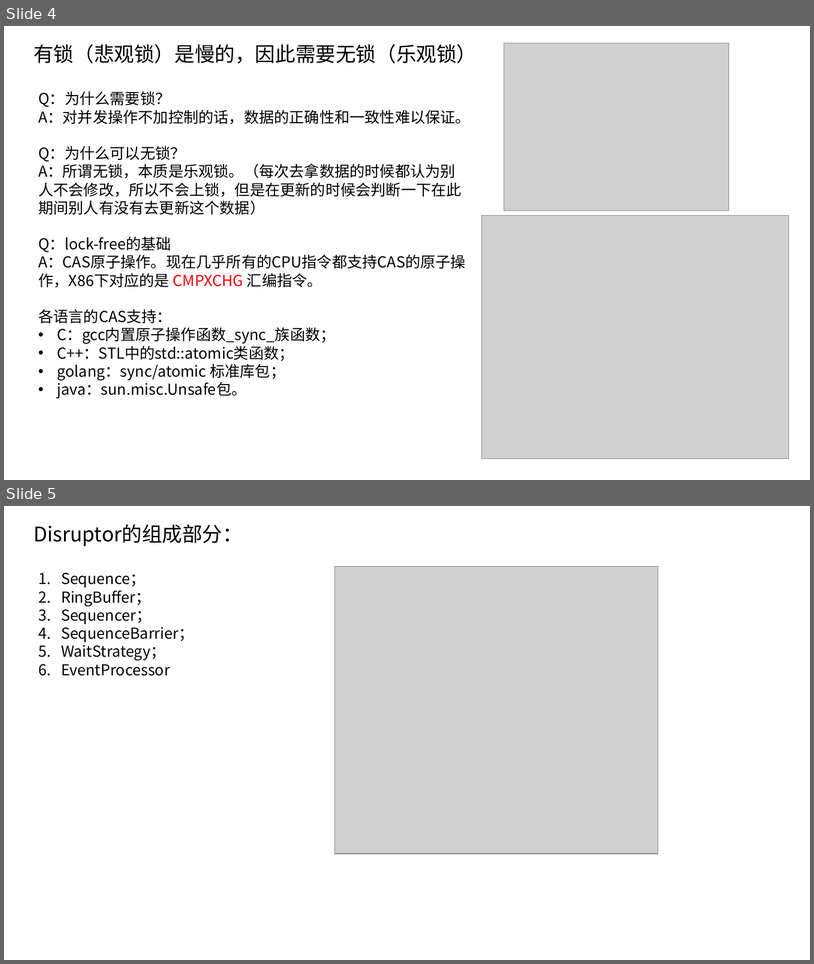
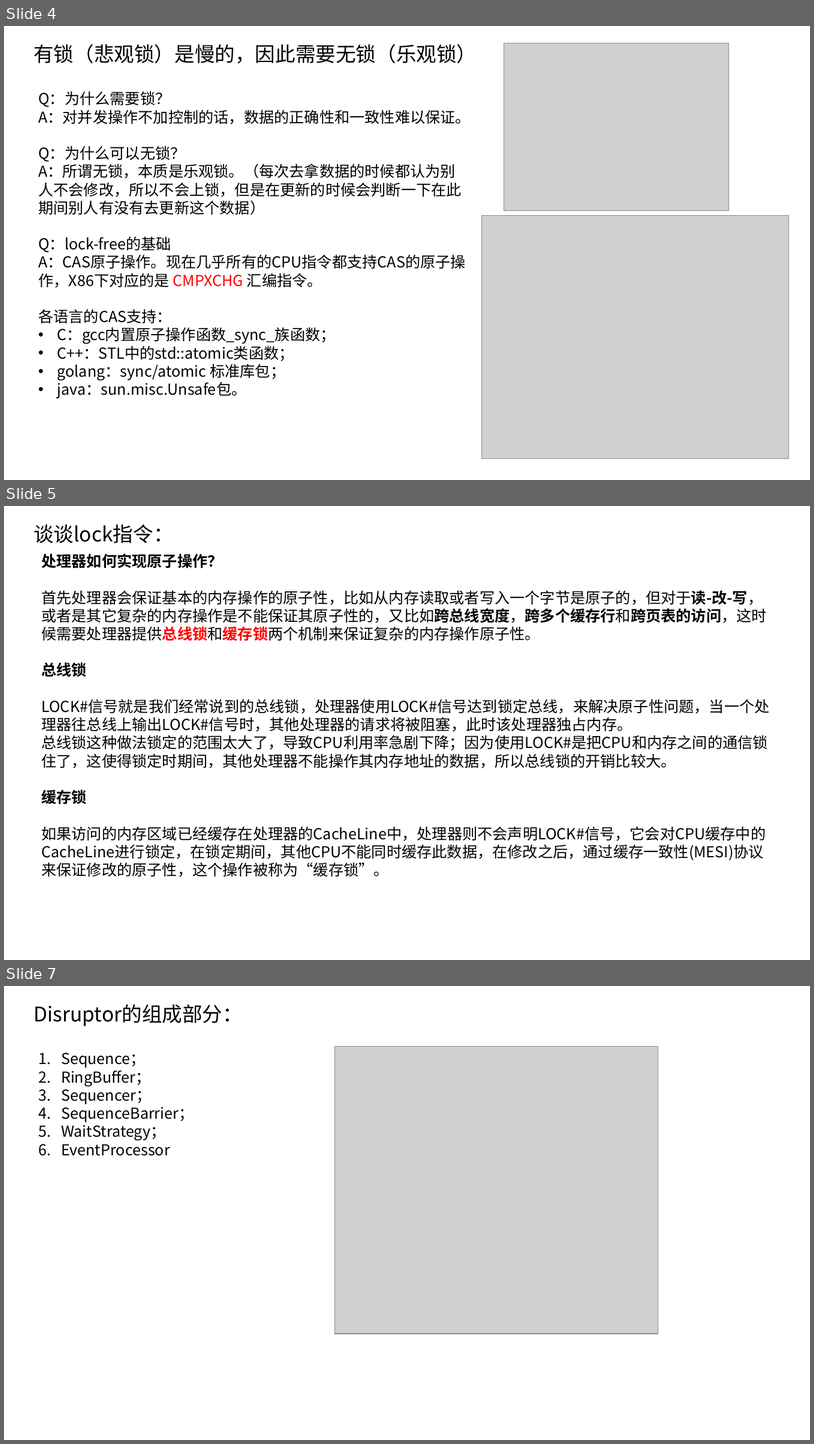
Before and after one commit to sysublackbear/disruptor_analysis, a slide deck: Disruptor源码解析.pptx. Shown one above the other, each under a label of ours: slides 4 and 5 before the commit, slides 4, 5 and 7 after it; the slides between them are not shown. The pictures are 814x964 and 814x1444 pixels, drawn with LibreOffice and Linux fonts; fonts in the diff are those of the drawing; grey boxes stand for pictures. Boxes give left, top, right and bottom in pixels: in the first picture for what was removed or moved away, otherwise in the second. Text is boxed around its words. In the diff, an @@ line names an element or a change of style, - is before the commit and + after.

```diff
--- a/Disruptor源码解析.pptx
+++ b/Disruptor源码解析.pptx
@@ slide 5 added at <box>4,506,810,960</box>, background #FFFFFF @@
@@ text added at <box>33,524,174,543</box>, 24 pt, text #000000 @@
+谈谈lock指令：
@@ text added at <box>41,553,770,877</box>, 18 pt, text #000000 @@
+处理器如何实现原子操作？
+首先处理器会保证基本的内存操作的原子性，比如从内存读取或者写入一个字节是原子的，但对于读-改-写，或者是其它复杂的内存操作是不能保证其原子性的，又比如跨总线宽度，跨多个缓存行和跨页表的访问，这时候需要处理器提供总线锁和缓存锁两个机制来保证复杂的内存操作原子性。
+总线锁
+LOCK#信号就是我们经常说到的总线锁，处理器使用LOCK#信号达到锁定总线，来解决原子性问题，当一个处理器往总线上输出LOCK#信号时，其他处理器的请求将被阻塞，此时该处理器独占内存。
+总线锁这种做法锁定的范围太大了，导致CPU利用率急剧下降；因为使用LOCK#是把CPU和内存之间的通信锁住了，这使得锁定时期间，其他处理器不能操作其内存地址的数据，所以总线锁的开销比较大。
+缓存锁
+如果访问的内存区域已经缓存在处理器的CacheLine中，处理器则不会声明LOCK#信号，它会对CPU缓存中的CacheLine进行锁定，在锁定期间，其他CPU不能同时缓存此数据，在修改之后，通过缓存一致性(MESI)协议来保证修改的原子性，这个操作被称为“缓存锁”。
@@ what was slide 5 is now slide 7 @@
```
Also in this commit, not shown: 1 other slide added.
